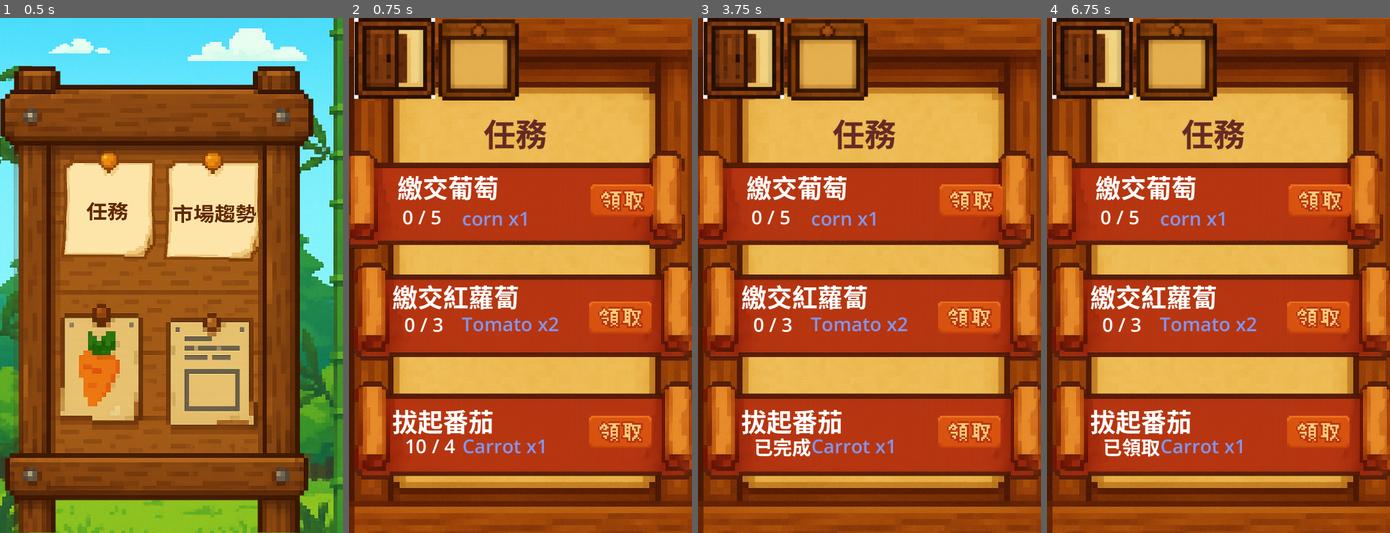
Above: before the commit, frames 1-4 (left to right).
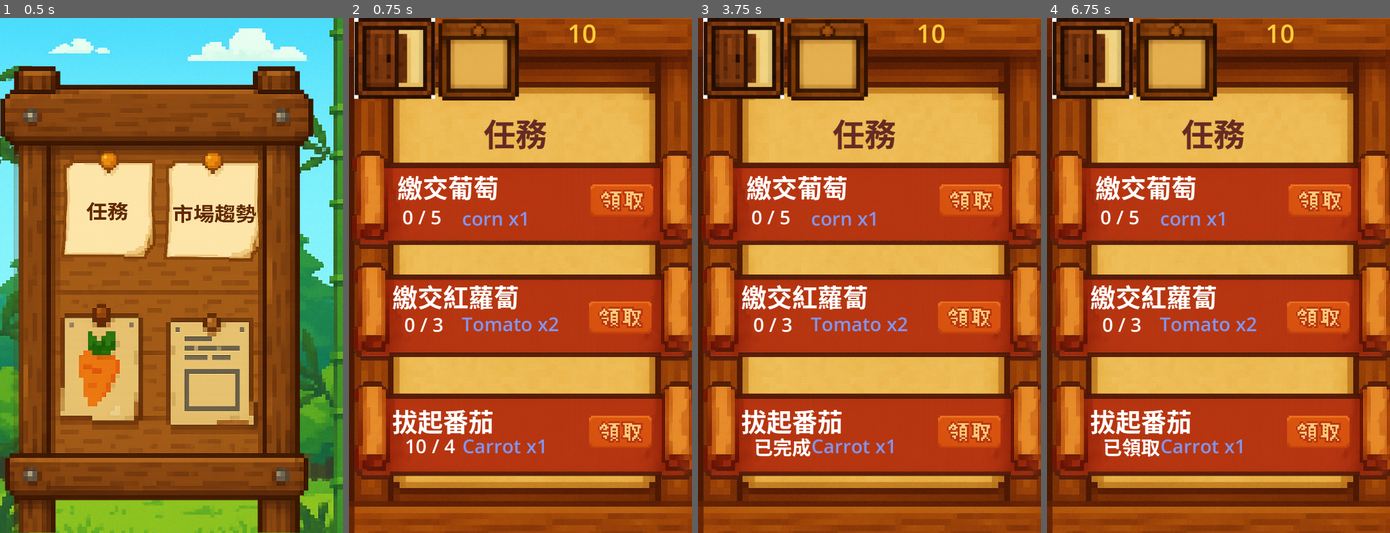
Above: after the commit, the same moments.

Repository: 4nursinghome/Stardew
Game: Godot game, scene res://scenes/BulletinBoard.tscn
The game is run twice, just before and just after one commit, with the same random seed, the same clock (stepped at 60 frames per second) and the same inputs.
Inputs (mouse positions are in pixels of both pictures, inside the frame that each line leads up to):
- Up to frame 1 (0.5 s): no input
- Up to frame 2 (0.75 s): click "任務" at 0.5 s
- Up to frame 3 (3.75 s): click (704, 23) at 1.25 s; click (972, 198) at 2 s; click (968, 316) at 2.75 s; click (968, 430) at 3.5 s
- Up to frame 4 (6.75 s): click (1053, 23) at 4.25 s; click (1321, 198) at 5 s; click (1317, 316) at 5.75 s; click (1317, 430) at 6.5 s

Frame 1 is identical in both runs. In frame 2, 3.7% of the frame differs, in the area x 0-100%, y 1-45%; in frame 3, 3.7%; in frame 4, 3.7%.

Commit message:
Add files via upload
新增金幣相關

Diff:
--- a/scenes/TaskScene.tscn
+++ b/scenes/TaskScene.tscn
@@ -8,6 +8,7 @@
 [ext_resource type="Script" uid="uid://crmk6viempe5n" path="res://scenes/quit_button.gd" id="6_p4jqa"]
 [ext_resource type="Texture2D" uid="uid://dhnucbno7t6iu" path="res://assets/任務圖示.png" id="7_gutmt"]
 [ext_resource type="Texture2D" uid="uid://bx11h0x3wosvm" path="res://assets/領取.png" id="8_7w1kq"]
+[ext_resource type="Texture2D" uid="uid://eml4bkdcp6kr" path="res://assets/coin_icon_128x128.png" id="9_p4jqa"]
 
 [node name="TaskScene" type="Control"]
 layout_mode = 3
@@ -163,9 +164,9 @@
 
 [node name="TextureRect" type="TextureRect" parent="Task_1"]
 layout_mode = 0
-offset_left = -96.0
+offset_left = -64.0
 offset_top = 168.0
-offset_right = 1440.0
+offset_right = 1472.0
 offset_bottom = 1192.0
 scale = Vector2(0.8, 0.8)
 texture = ExtResource("7_gutmt")
@@ -227,3 +228,26 @@
 scale = Vector2(0.2, 0.2)
 texture_normal = ExtResource("8_7w1kq")
 stretch_mode = 0
+
+[node name="Coin" type="Control" parent="."]
+anchors_preset = 0
+offset_right = 40.0
+offset_bottom = 40.0
+
+[node name="TextureCoin" type="TextureRect" parent="Coin"]
+layout_mode = 0
+offset_left = 880.0
+offset_top = -8.0
+offset_right = 1008.0
+offset_bottom = 120.0
+texture = ExtResource("9_p4jqa")
+
+[node name="Label" type="Label" parent="Coin"]
+layout_mode = 0
+offset_left = 688.0
+offset_top = -8.0
+offset_right = 779.0
+offset_bottom = 102.0
+theme_override_colors/font_color = Color(1, 0.807843, 0.211765, 1)
+theme_override_font_sizes/font_size = 80
+text = "10"
Not shown: 1 places in scenes/TaskScene.tscn that only renumber resources
